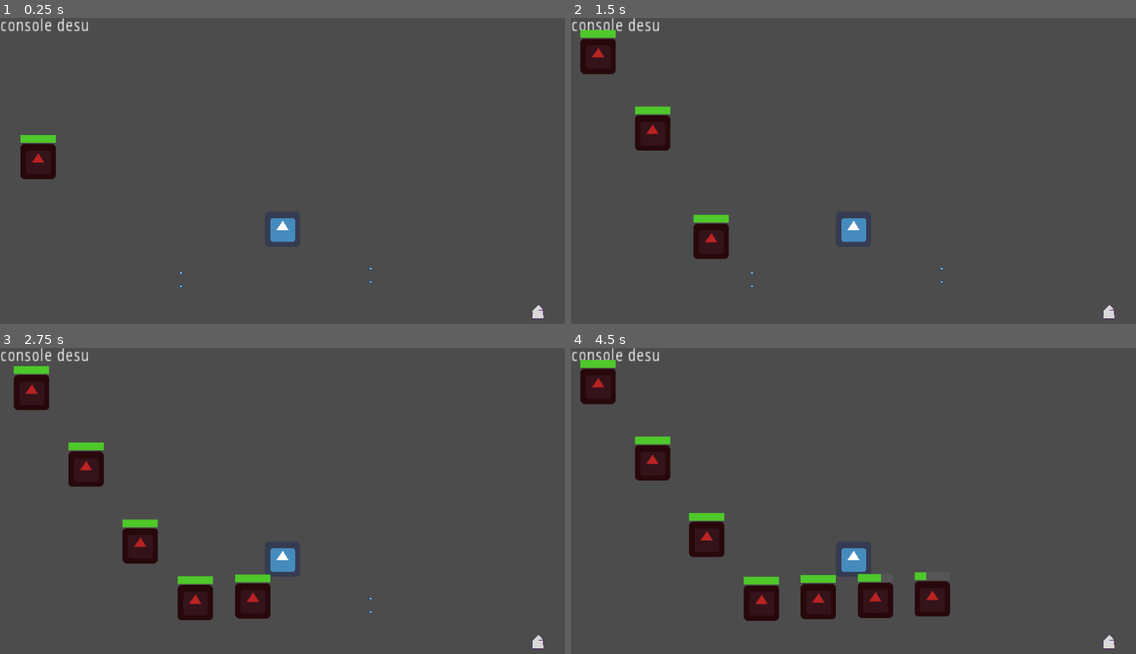
Above: before the commit, frames 1-4 (two rows, left to right).
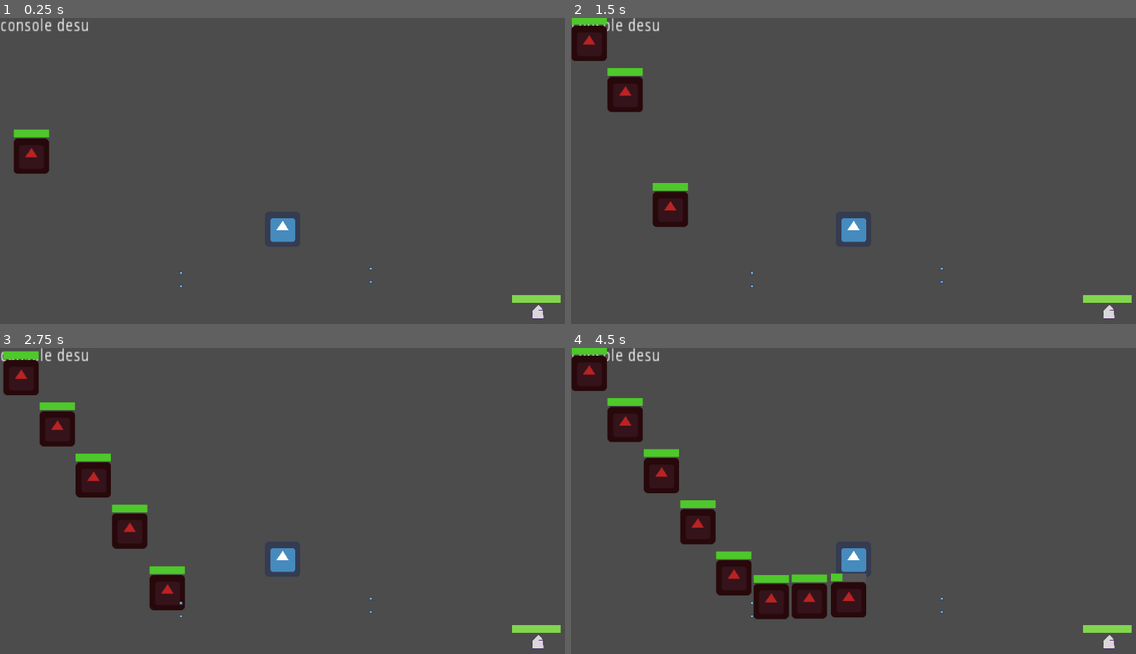
Above: after the commit, the same moments.

Repository: BeatMil/the_node
Game: Godot game, scene res://scene/stage1.tscn
Two runs of this game, one before a commit and one after it. Both use one fixed random seed, a clock stepped at 60 frames per second and the inputs below. The engine's default icon, where the game draws it, is replaced by a stand-in: a white triangle on a blue panel in a dark square.
Inputs:
- Up to frame 1 (0.25 s): no input
- Up to frame 2 (1.5 s): no input
- Up to frame 3 (2.75 s): no input
- Up to frame 4 (4.5 s): no input

The runs differ from the first frame. In frame 1, 0.9% of the frame differs, in the area x 2-100%, y 36-94%; in frame 2, 4.7%; in frame 3, 6.7%; in frame 4, 8.0%, in the area x 0-100%, y 0-94%.

Commit message:
- adjust so that enemy.tscn disappear after reaching home.tscn - enemy.tscn and home.tscn now have health_bar.tscn - creating auto color health_bar (still in progress)         there will be three color         green, orange and red - created my own playground name beat.tscn
 Changes to be committed:
	new file:   prefab/health_bar.tscn
	modified:   prefab/home.tscn
	new file:   scene/beat.tscn
	new file:   script/beat.gd
	modified:   script/enemy.gd
	new file:   script/health_bar.gd
	modified:   script/home.gd

Diff:
--- /dev/null
+++ b/prefab/health_bar.tscn
@@ -0,0 +1,24 @@
+[gd_scene load_steps=4 format=2]
+
+[ext_resource path="res://script/health_bar.gd" type="Script" id=1]
+
+[sub_resource type="StyleBoxFlat" id=1]
+bg_color = Color( 0.811765, 0.811765, 0.811765, 1 )
+
+[sub_resource type="StyleBoxFlat" id=2]
+bg_color = Color( 0.192157, 0.192157, 0.192157, 1 )
+
+[node name="health_bar" type="ProgressBar"]
+margin_right = 80.0
+margin_bottom = 16.0
+custom_styles/fg = SubResource( 1 )
+custom_styles/bg = SubResource( 2 )
+max_value = 10.0
+step = 1.0
+value = 6.0
+percent_visible = false
+script = ExtResource( 1 )
+__meta__ = {
+"_edit_use_anchors_": false
+}
+[connection signal="value_changed" from="." to="." method="_on_health_bar_value_changed"]
--- a/prefab/home.tscn
+++ b/prefab/home.tscn
@@ -1,9 +1,15 @@
-[gd_scene load_steps=4 format=2]
+[gd_scene load_steps=6 format=2]
 
 [ext_resource path="res://media/home.png" type="Texture" id=1]
 [ext_resource path="res://script/home.gd" type="Script" id=2]
 
 [sub_resource type="RectangleShape2D" id=1]
+
+[sub_resource type="StyleBoxFlat" id=2]
+bg_color = Color( 0.513726, 0.843137, 0.305882, 1 )
+
+[sub_resource type="StyleBoxFlat" id=3]
+bg_color = Color( 0.345098, 0.345098, 0.345098, 1 )
 
 [node name="home" type="Node2D"]
 script = ExtResource( 2 )
@@ -16,4 +22,21 @@
 [node name="sprite" type="Sprite" parent="."]
 scale = Vector2( 0.0703125, 0.0703125 )
 texture = ExtResource( 1 )
+
+[node name="health_bar" type="ProgressBar" parent="."]
+anchor_left = 1.0
+anchor_right = 1.0
+margin_left = -48.0
+margin_top = -32.0
+margin_right = 40.0
+margin_bottom = -18.0
+custom_styles/fg = SubResource( 2 )
+custom_styles/bg = SubResource( 3 )
+max_value = 10.0
+step = 1.0
+value = 1.0
+percent_visible = false
+__meta__ = {
+"_edit_use_anchors_": false
+}
 [connection signal="area_entered" from="Area2D" to="." method="_on_Area2D_area_entered"]
--- /dev/null
+++ b/scene/beat.tscn
@@ -0,0 +1,25 @@
+[gd_scene load_steps=4 format=2]
+
+[ext_resource path="res://prefab/node.tscn" type="PackedScene" id=1]
+[ext_resource path="res://prefab/home.tscn" type="PackedScene" id=2]
+[ext_resource path="res://script/beat.gd" type="Script" id=3]
+
+[node name="beat" type="Node2D"]
+script = ExtResource( 3 )
+
+[node name="way1" type="Node2D" parent="."]
+
+[node name="1" parent="way1" instance=ExtResource( 1 )]
+position = Vector2( 0, 288 )
+
+[node name="2" parent="way1" instance=ExtResource( 1 )]
+position = Vector2( 1024, 288 )
+
+[node name="home" parent="." instance=ExtResource( 2 )]
+position = Vector2( 960, 288 )
+
+[node name="spawn_timer" type="Timer" parent="."]
+wait_time = 0.5
+
+[node name="spawn_point" type="Position2D" parent="."]
+position = Vector2( 0, 288 )
--- /dev/null
+++ b/script/beat.gd
@@ -0,0 +1,19 @@
+extends Node2D
+
+const ENEMY_PRE = preload("res://prefab/enemy.tscn")
+
+func _ready():
+	var spawn_timer = $spawn_timer
+	spawn_timer.set_wait_time(1)
+	if spawn_timer.connect("timeout",self,"spawn_enemy") != OK:
+		print("error $spawn_timer.connect() @beat.gd")
+	spawn_timer.start()
+
+
+func spawn_enemy():
+	var enemy = ENEMY_PRE.instance()
+	enemy.set_position($spawn_point.get_position())
+	enemy.damage = 1
+	enemy.speed = 5
+	enemy.way = "../way1/"
+	self.add_child(enemy)
--- a/script/enemy.gd
+++ b/script/enemy.gd
@@ -1,7 +1,7 @@
 extends Node2D
 
 export var node_number = 1
-export var speed = 0.2
+export var speed = 3
 export var way = "../way1/"
 export var damage = 2
 export var hp = 3
@@ -51,7 +51,7 @@
 	var desination = node.get_position()
 	var tween = get_node("Tween")
 	tween.interpolate_property($".", "position",
-		current_position, desination, 2,
+		current_position, desination, speed,
 		Tween.TRANS_LINEAR, Tween.EASE_OUT)
 	tween.start()
 
--- /dev/null
+++ b/script/health_bar.gd
@@ -0,0 +1,16 @@
+extends ProgressBar
+
+
+func _ready():
+	var style_box = $".".get("custom_styles/fg")
+	style_box.bg_color = Color(0.03, 0.25, 0.76)
+
+
+func _on_health_bar_value_changed(value):
+	pass # Replace with function body.
+
+
+func health_color_adjuster():
+	if value/max_value >= 0.6:
+		pass
+	pass
--- a/script/home.gd
+++ b/script/home.gd
@@ -1,17 +1,23 @@
 extends Node2D
 
 export var hp = 10
+onready var health_bar = $health_bar
 signal game_over
 
+
 func _ready():
-	print("home HP: %s"%hp)
-
+	sync_health_bar()
 
 func _on_Area2D_area_entered(area):
 	if area.is_in_group("enemy"):
-		hp -= area.get_parent().damage # get damage from enemy.gd
-	print("home HP: %s"%hp)
+		var enemy = area.get_parent()
+		hp -= enemy.damage # get damage from enemy.gd
+		enemy.queue_free()
+		sync_health_bar()
 
 	if hp <= 0:
 		emit_signal("game_over")
 		print("game over! (signal emitted)")
+
+func sync_health_bar():
+	health_bar.set_value(hp)
